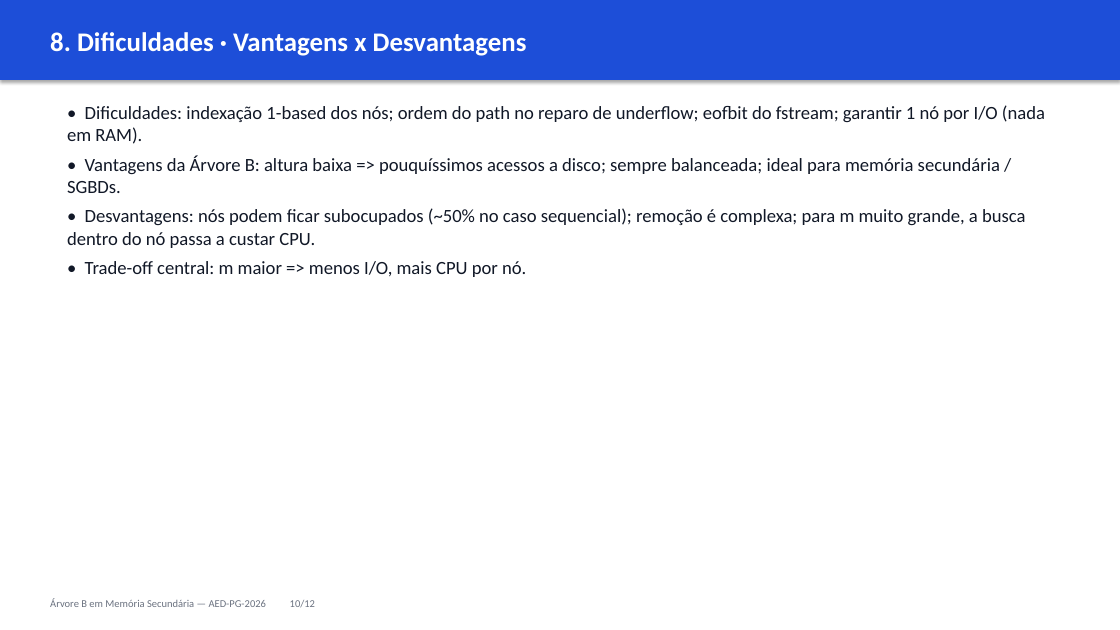
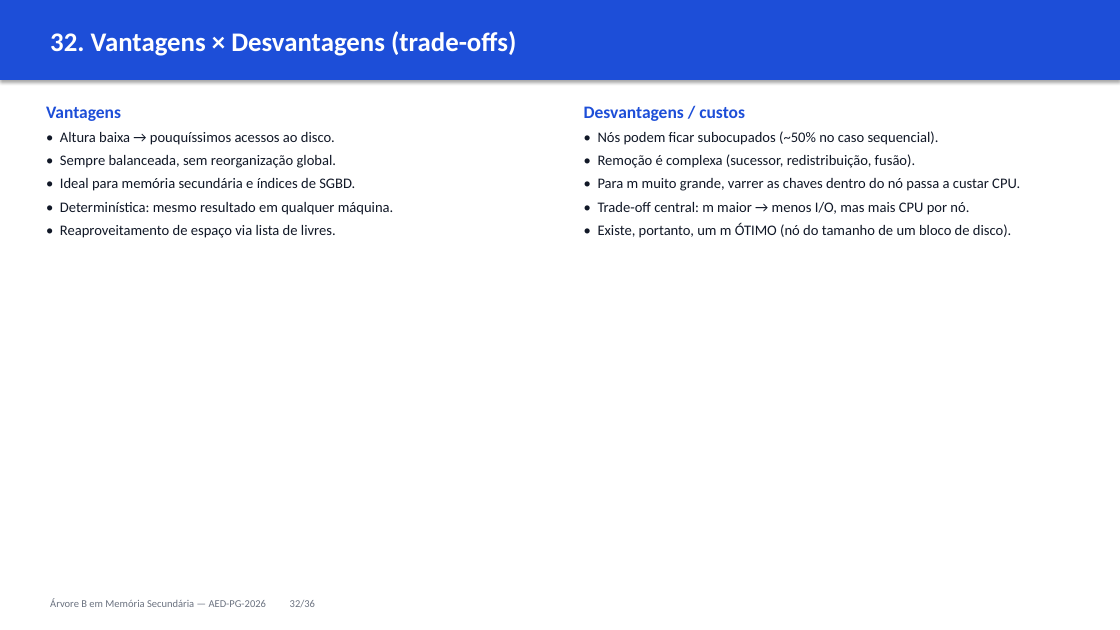
Before and after one commit to cassiotakarada/btree, a slide deck: slide 32 of apresentacao/APRESENTACAO.pptx (slide 10 before the commit). Drawn at 1120x630 pixels with LibreOffice and Linux fonts; fonts in the diff are those of the drawing. Boxes give left, top, right and bottom in pixels: in the first picture for what was removed or moved away, otherwise in the second. Text is boxed around its words. In the diff, an @@ line names an element or a change of style, - is before the commit and + after.

Commit message:
feat: apresentação de 36 slides, GIFs da demo e slide do union
- Expande o deck de 21 para 36 slides (alvo 40-60 min, ~1-1:30/slide)
- Novos slides: contexto acessível, anatomia do nó, layout do arquivo,
  DiskManager, busca/inserção/remoção separadas, metodologia, altura vs m,
  escala N, comparação Notebook x Titan (wall/CPU/determinismo/escala),
  union no header, ferramentas (Claude como apoio), conclusão/referências
- build_gif.py: GIFs reais (make -> menu -> grafo) para m=3 e m=5 (Pillow)
- Diagramas próprios (anatomia do nó e layout do arquivo) via matplotlib
- Roteiro reescrito para 36 slides / 40-60 min

```diff
--- a/apresentacao/APRESENTACAO.pptx
+++ b/apresentacao/APRESENTACAO.pptx
@@ text at [50, 31, 516, 56]: text changed @@
-8. Dificuldades · Vantagens x Desvantagens
+32. Vantagens × Desvantagens (trade-offs)
@@ text at [46, 106, 394, 238]: text changed; size 16 to 12.5 pt @@
-• Dificuldades: indexação 1-based dos nós; ordem do path no reparo de underflow; eofbit do fstream; garantir 1 nó por I/O (nada em RAM).
-• Vantagens da Árvore B: altura baixa => pouquíssimos acessos a disco; sempre balanceada; ideal para memória secundária / SGBDs.
-• Desvantagens: nós podem ficar subocupados (~50% no caso sequencial); remoção é complexa; para m muito grande, a busca dentro do nó passa a custar CPU.
-• Trade-off central: m maior => menos I/O, mais CPU por nó.
+Vantagens
+• Altura baixa → pouquíssimos acessos ao disco.
+• Sempre balanceada, sem reorganização global.
+• Ideal para memória secundária e índices de SGBD.
+• Determinística: mesmo resultado em qualquer máquina.
+• Reaproveitamento de espaço via lista de livres.
@@ text added at [584, 106, 1020, 238], 12.5 pt, text #111827 @@
+Desvantagens / custos
+• Nós podem ficar subocupados (~50% no caso sequencial).
+• Remoção é complexa (sucessor, redistribuição, fusão).
+• Para m muito grande, varrer as chaves dentro do nó passa a custar CPU.
+• Trade-off central: m maior → menos I/O, mas mais CPU por nó.
+• Existe, portanto, um m ÓTIMO (nó do tamanho de um bloco de disco).
@@ text at [50, 599, 315, 608]: text changed @@
-Árvore B em Memória Secundária — AED-PG-2026 10/12
+Árvore B em Memória Secundária — AED-PG-2026 32/36
```
Also in this commit, not shown: 10 other slides changed, 24 slides added, 25 other files.
